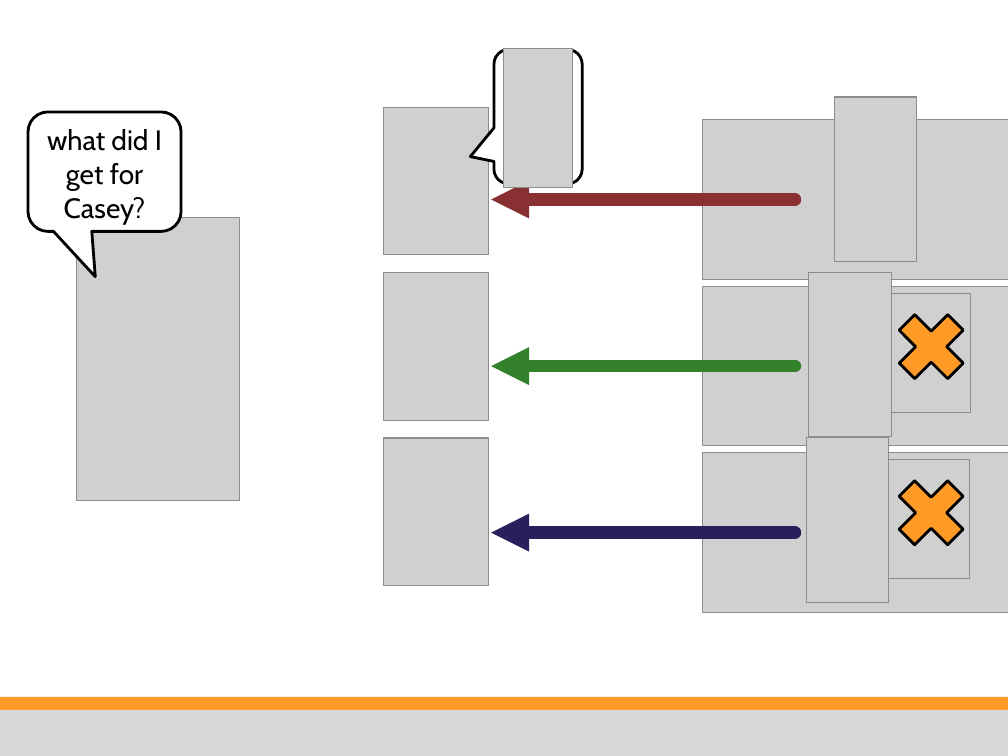
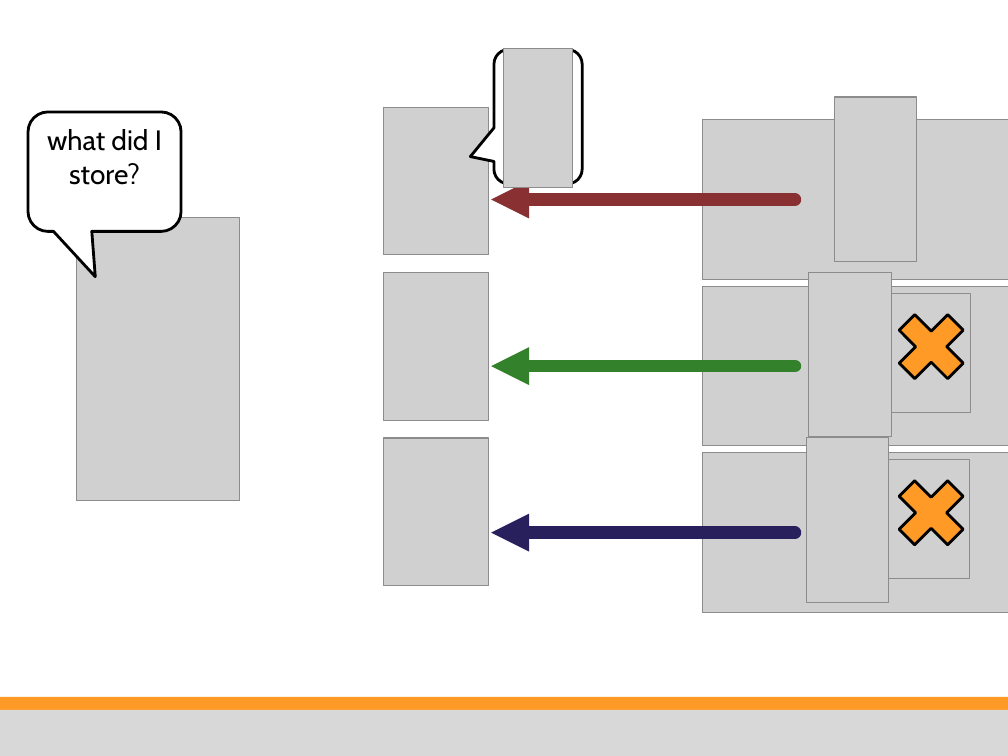
Before and after one commit to Cloudxtreme/training_material, a slide deck: slide 11 of unsorted/ps dev training/source ppt slides/Riak 202c - Read Repair.pptx. Drawn at 1008x756 pixels with LibreOffice and Linux fonts; fonts in the diff are those of the drawing; grey boxes stand for pictures; background and template pictures are left out. Boxes give left, top, right and bottom in pixels: in the first picture for what was removed or moved away, otherwise in the second. Text is boxed around its words. In the diff, an @@ line names an element or a change of style, - is before the commit and + after.

```diff
--- a/unsorted/ps dev training/source ppt slides/Riak 202c - Read Repair.pptx
+++ b/unsorted/ps dev training/source ppt slides/Riak 202c - Read Repair.pptx
@@ text in rounded speech box at (47, 129, 162, 185): text changed @@
-what did I get for Casey?
+what did I store?
```
Also in this commit, not shown: 2 other slides changed, 6 other files.
